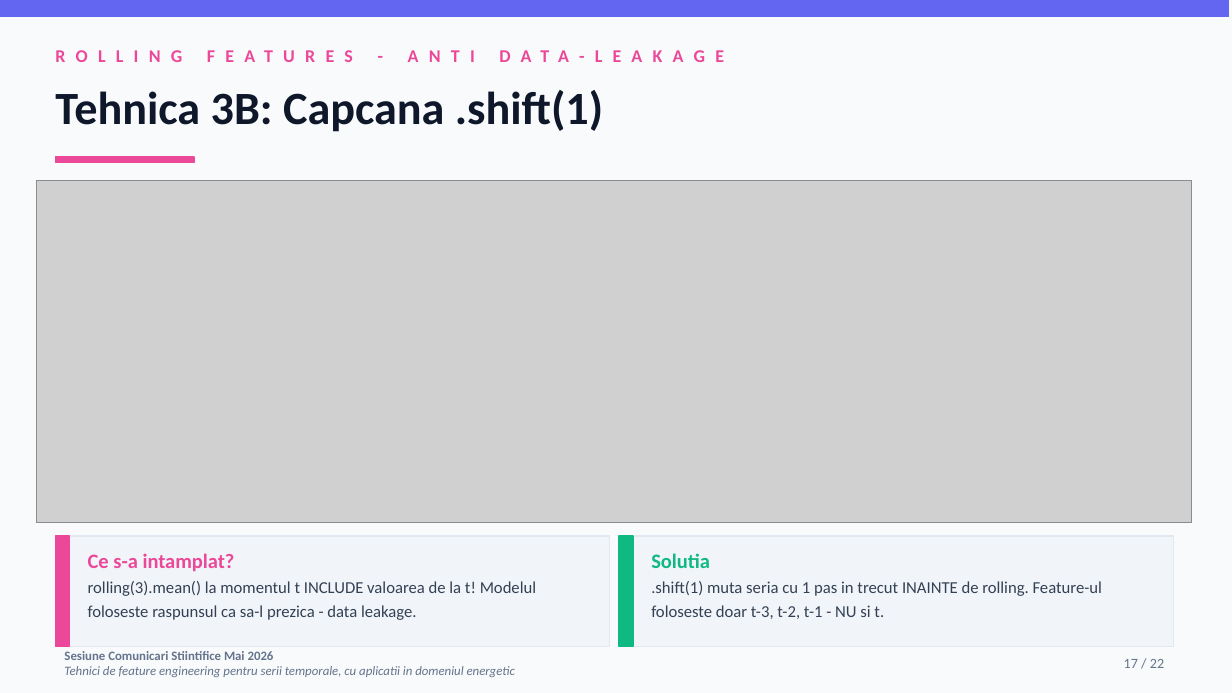
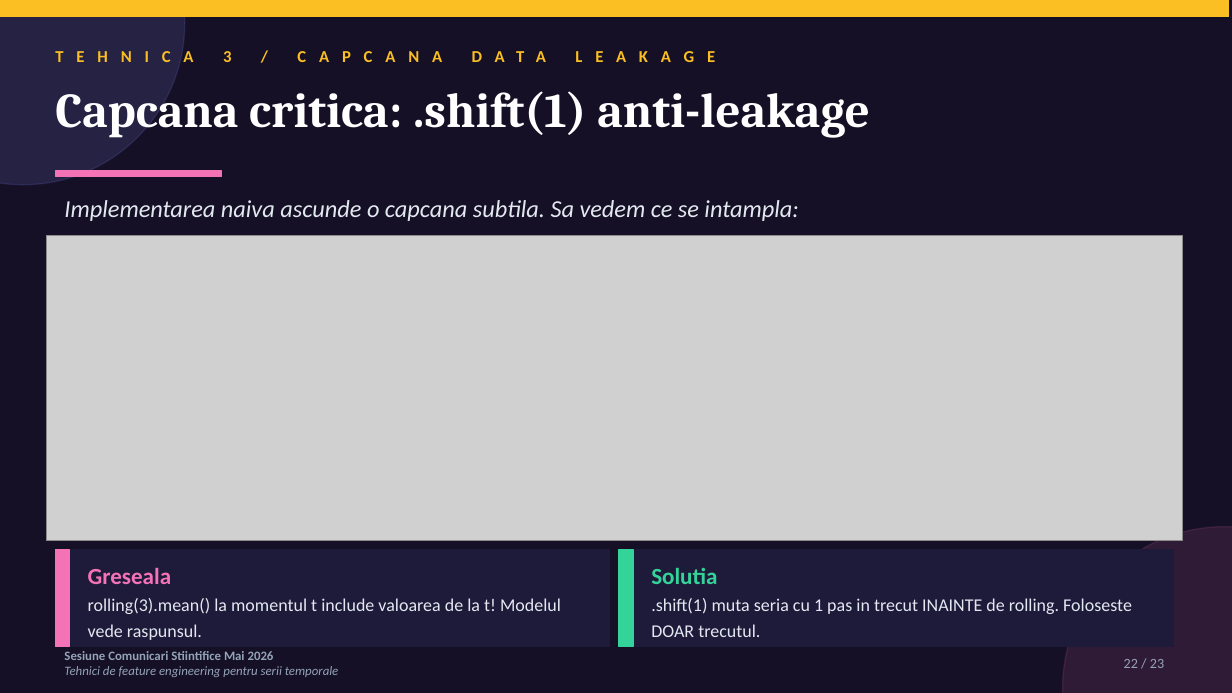
Before and after one commit to diana-nenu/Disertatie_AI_Platform, a slide deck: slide 22 of docs/SCSS/SCSS_FeatureEngineering_Diana_Nenu.pptx (slide 17 before the commit). Drawn at 1232x693 pixels with LibreOffice and Linux fonts; fonts in the diff are those of the drawing; grey boxes stand for pictures. Boxes give left, top, right and bottom in pixels: in the first picture for what was removed or moved away, otherwise in the second. Text is boxed around its words. In the diff, an @@ line names an element or a change of style, - is before the commit and + after.

Commit message:
SCSS pptx V3: tema dark gamma-style, povesti per tehnica, fara animatii click
Refactorizare totala conform feedback-ului:

Tema noua 'Modern Dark Gamma-style':
* Fundal indigo deep #151025 pe TOATE slide-urile (consistenta vizuala)
* Carduri cu fundal panel #1E1A3A
* Tipografie serif Cambria pentru titluri (mai eleganta)
* Calibri pentru body cu text 17-22pt (mai mare)
* Accenturi: indigo bright #818CF8, pink #F472B6, amber #FBBF24
* Forme decorative ovale cu transparency in colturi

Structura noua (23 slide-uri):
* Slide 1-10: pastrate de la V2 (context, 3 seturi date, problema, overview)
* Slide 11-15: TEHNICA 1 (encoding ciclic) ca poveste in 5 acte
  - 11: Intro - cum invata un model timpul (idea naiva vs realitate)
  - 12: Impactul problemei (figura comparativa)
  - 13: Inspiratia matematica (sin si cos basics)
  - 14: Solutia - formula + pasi de aplicare + GIF cerc
  - 15: Impactul tehnicii (3 carduri)
* Slide 16-19: TEHNICA 2 (lag features) ca poveste in 4 acte
  - 16: Intro - autoregresivitate intuitie
  - 17: Matematica AR(1) - formula + interpretare phi
  - 18: Aplicarea - cod + semantica fiecarui lag + descoperirea 90%
  - 19: Vizualizare GIF + concluzia
* Slide 20-22: TEHNICA 3 (rolling) ca poveste in 3 acte
  - 20: Intro - limitarea lag-ului (scenariu problematic vs robust)
  - 21: Rolling mean si std (doua carduri)
  - 22: Capcana shift(1) - GIF + greseala vs solutia
* Slide 23: Concluzii + Multumesc INTEGRATE (NU mai exista slide separat
  'Astept intrebarile')

Modificari de comportament:
* Animatiile pe click SCOASE complet
* Tranzitiile FADE intre slide-uri pastrate
* GIF-urile animate pastrate (cerc ore, AR, shift1)
* Text mult mai mare peste tot (titluri 38pt, body 16-18pt, formule 22pt+)

```diff
--- a/docs/SCSS/SCSS_FeatureEngineering_Diana_Nenu.pptx
+++ b/docs/SCSS/SCSS_FeatureEngineering_Diana_Nenu.pptx
@@ background #F8FAFC to #151025 @@
@@ rectangle at (x1=0, y1=0, x2=1229, y2=17): fill #6366F1 to #FBBF24; outline #6366F1 1 pt to #FBBF24 1 pt @@
@@ ellipse added at (x1=0, y1=0, x2=185, y2=185), fill #818CF8 at 15% opacity, outline #818CF8 1 pt @@
@@ text at (x1=55, y1=51, x2=870, y2=137): text changed; size 14 to 13 pt; text colour #EC4899 to #FBBF24 @@
-ROLLING FEATURES - ANTI DATA-LEAKAGE
+TEHNICA 3 / CAPCANA DATA LEAKAGE
@@ text at (x1=249, y1=91, x2=870, y2=137): text changed; size 36 to 38 pt; font Calibri to Cambria; text colour #0F172A to #FFFFFF @@
-Tehnica 3B: Capcana .shift(1)
+Capcana critica: .shift(1) anti-leakage
@@ rectangle at (x1=55, y1=171, x2=222, y2=177): fill #EC4899 to #F472B6; outline #EC4899 1 pt to #F472B6 1 pt @@
@@ rectangle resized from (x1=55, y1=157, x2=194, y2=163) to (x1=55, y1=171, x2=222, y2=177) @@
@@ text added at (x1=64, y1=200, x2=798, y2=221), 19 pt, text #E2E8F0, italic @@
+Implementarea naiva ascunde o capcana subtila. Sa vedem ce se intampla:
@@ picture resized from (x1=37, y1=180, x2=1192, y2=522) to (x1=46, y1=236, x2=1183, y2=541) @@
@@ ellipse added at (x1=1063, y1=527, x2=1232, y2=693), fill #F472B6 at 12% opacity, outline #F472B6 1 pt @@
@@ rectangle at (x1=55, y1=550, x2=610, y2=647): fill #F1F5F9 to #1E1A3A; outline #E2E8F0 1 pt to #1E1A3A 1 pt @@
@@ rectangle resized from (x1=55, y1=536, x2=610, y2=647) to (x1=55, y1=550, x2=610, y2=647) @@
@@ rectangle resized from (x1=55, y1=536, x2=69, y2=647) to (x1=55, y1=550, x2=69, y2=647) @@
@@ rectangle at (x1=55, y1=550, x2=69, y2=647): fill #EC4899 to #F472B6; outline #EC4899 1 pt to #F472B6 1 pt @@
@@ text at (x1=88, y1=567, x2=561, y2=640): text changed; size 13 to 14 pt; text colour #334155 to #E2E8F0 @@
-Ce s-a intamplat?
-rolling(3).mean() la momentul t INCLUDE valoarea de la t! Modelul foloseste raspunsul ca sa-l prezica - data leakage.
+Greseala
+rolling(3).mean() la momentul t include valoarea de la t! Modelul vede raspunsul.
@@ rectangle resized from (x1=619, y1=536, x2=1174, y2=647) to (x1=619, y1=550, x2=1174, y2=647) @@
@@ rectangle at (x1=619, y1=550, x2=1174, y2=647): fill #F1F5F9 to #1E1A3A; outline #E2E8F0 1 pt to #1E1A3A 1 pt @@
@@ rectangle resized from (x1=619, y1=536, x2=633, y2=647) to (x1=619, y1=550, x2=633, y2=647) @@
@@ rectangle at (x1=619, y1=550, x2=633, y2=647): fill #10B981 to #34D399; outline #10B981 1 pt to #34D399 1 pt @@
@@ text at (x1=651, y1=568, x2=1132, y2=637): text changed; size 13 to 14 pt; text colour #334155 to #E2E8F0 @@
-Solutia
-.shift(1) muta seria cu 1 pas in trecut INAINTE de rolling. Feature-ul foloseste doar t-3, t-2, t-1 - NU si t.
+Solutia
+.shift(1) muta seria cu 1 pas in trecut INAINTE de rolling. Foloseste DOAR trecutul.
@@ text at (x1=64, y1=651, x2=274, y2=660): text colour #64748B to #94A3B8 in "Sesiune Comunicari Stiintifice Mai 2026" @@
@@ text at (x1=1124, y1=659, x2=1164, y2=668): text changed; text colour #64748B to #94A3B8 @@
-17 / 22
+22 / 23
@@ text at (x1=64, y1=666, x2=338, y2=677): text changed; text colour #64748B to #94A3B8 @@
-Tehnici de feature engineering pentru serii temporale, cu aplicatii in domeniul energetic
+Tehnici de feature engineering pentru serii temporale
```
Also in this commit, not shown: 13 other slides changed, 9 slides added, 8 slides removed.
